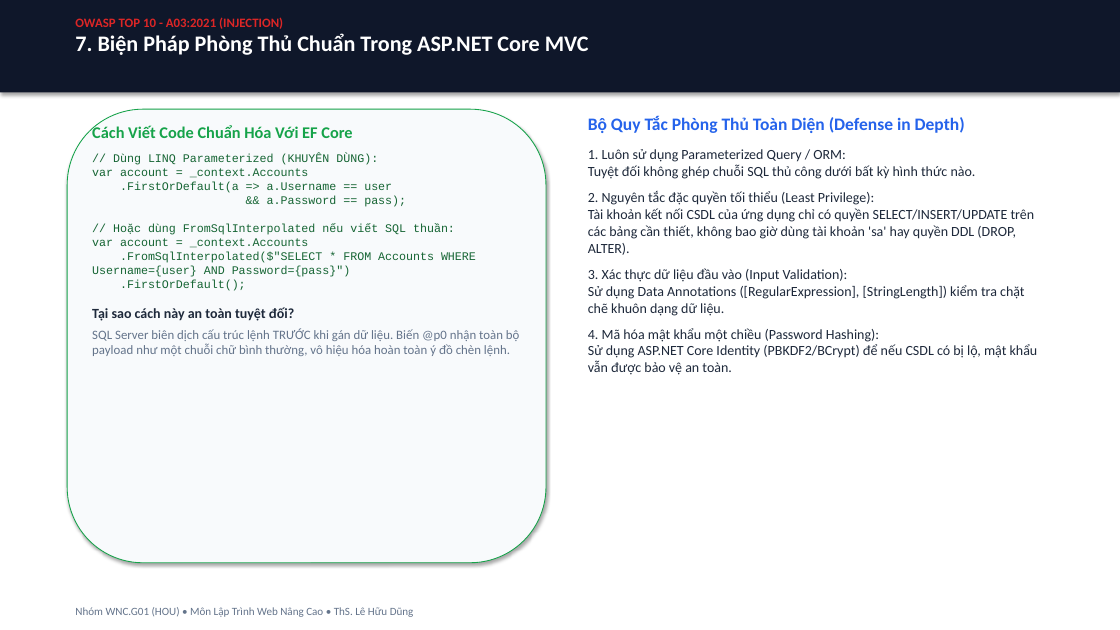
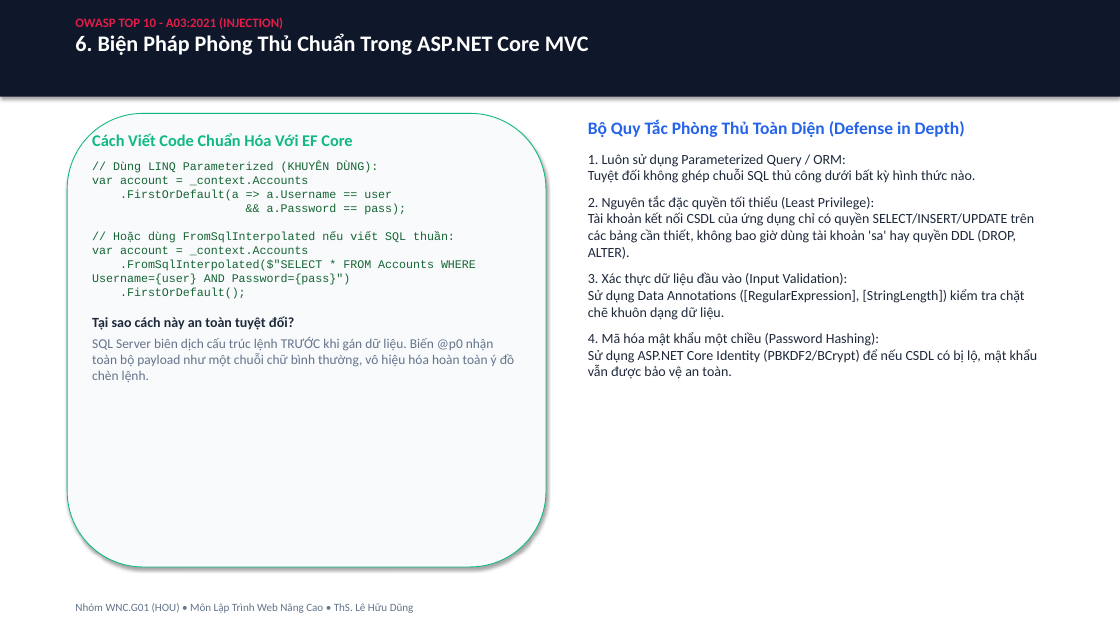
Before and after one commit to hocjsoo/OWASP_Demo, a slide deck: slide 7 of Slide_OWASP_SQL_Injection.pptx (slide 8 before the commit). Drawn at 1120x630 pixels with LibreOffice and Linux fonts; fonts in the diff are those of the drawing. Boxes give left, top, right and bottom in pixels: in the first picture for what was removed or moved away, otherwise in the second. Text is boxed around its words. In the diff, an @@ line names an element or a change of style, - is before the commit and + after.

```diff
--- a/Slide_OWASP_SQL_Injection.pptx
+++ b/Slide_OWASP_SQL_Injection.pptx
@@ rectangle: place and size @@
-rectangle at [0, 0, 1120, 92]
+rectangle at [0, 0, 1120, 97]
@@ text at [75, 17, 283, 29]: text colour #DC2626 to #E11D48 in "OWASP TOP 10 - A03:2021 (INJECTION)" @@
@@ text at [75, 33, 589, 55]: text changed @@
-7. Biện Pháp Phòng Thủ Chuẩn Trong ASP.NET Core MVC
+6. Biện Pháp Phòng Thủ Chuẩn Trong ASP.NET Core MVC
@@ rounded rectangle: place and size @@
-rounded rectangle at [67, 109, 546, 563]
+rounded rectangle at [67, 113, 546, 567]
@@ rounded rectangle at [67, 113, 546, 567]: outline #16A34A 0.75 pt to #10B981 0.75 pt @@
@@ text "Bộ Quy Tắc Phòng Thủ ...": place and size @@
-text "Bộ Quy Tắc Phòng Thủ ..." at [588, 116, 1038, 375]
+text "Bộ Quy Tắc Phòng Thủ ..." at [588, 120, 1038, 379]
@@ text "Cách Viết Code Chuẩn Hóa ...": place and size @@
-text "Cách Viết Code Chuẩn Hóa ..." at [92, 124, 520, 356]
+text "Cách Viết Code Chuẩn Hóa ..." at [92, 133, 514, 382]
@@ text at [92, 133, 514, 382]: text colour #16A34A to #10B981 in "Cách Viết Code Chuẩn Hóa Với EF ..."; size 11 to 11.5 pt in "SQL Server biên dịch cấu trúc lệnh ..." @@
@@ text "Nhóm WNC.G01 (HOU) • Môn ...": place and size @@
-text "Nhóm WNC.G01 (HOU) • Môn ..." at [75, 607, 414, 617]
+text "Nhóm WNC.G01 (HOU) • Môn ..." at [75, 603, 414, 613]
```
Also in this commit, not shown: 5 other slides changed, 2 slides added, 3 slides removed, 2 other files.
